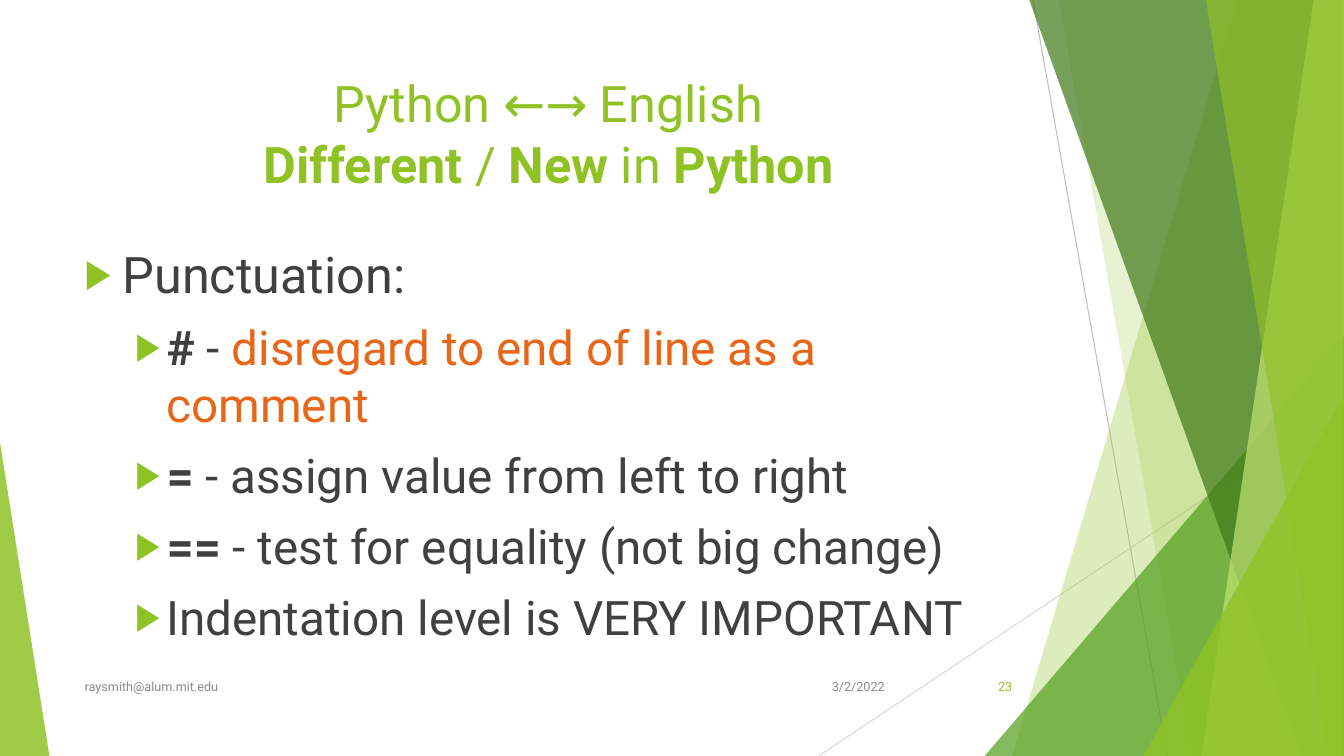
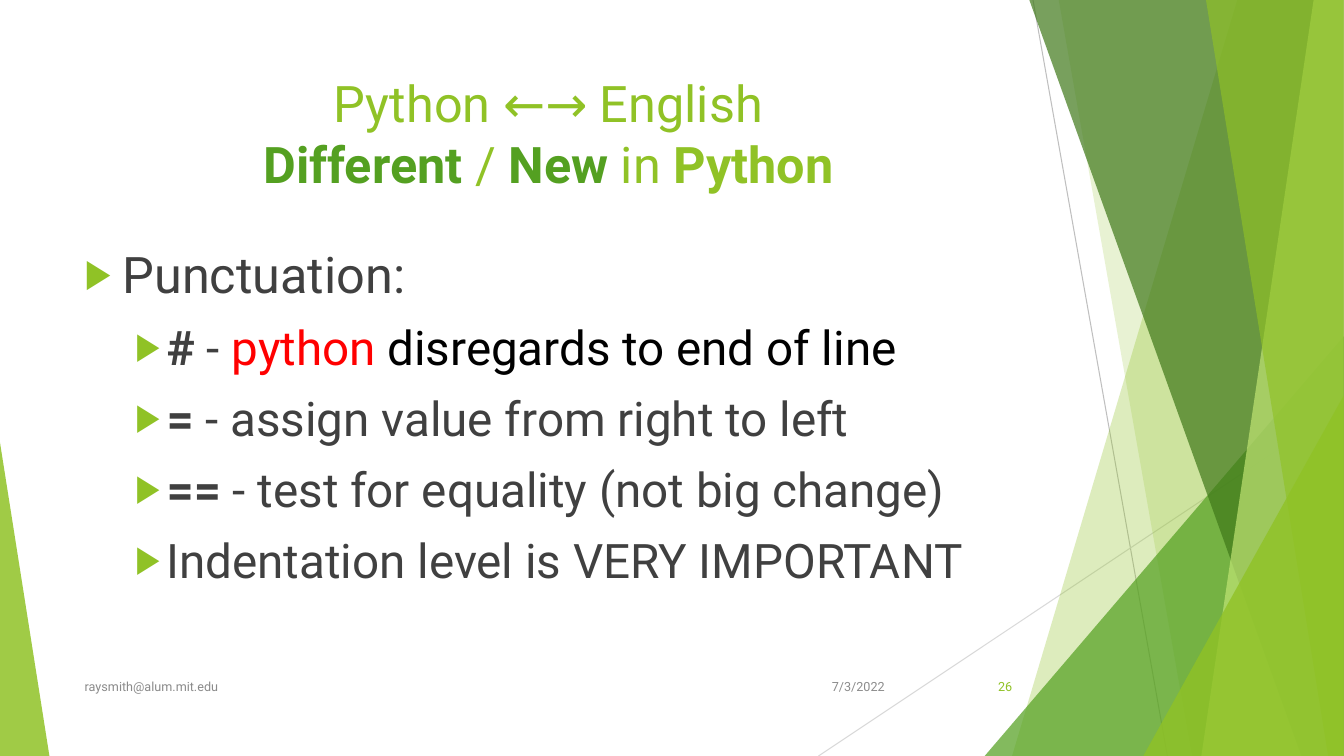
Before and after one commit to raysmith619/Introduction-To-Programming, a slide deck: slide 26 of presentation/Class_1_Introduction/Class_1_Introduction.pptx (slide 23 before the commit). Drawn at 1344x756 pixels with LibreOffice and Linux fonts; fonts in the diff are those of the drawing. Boxes give left, top, right and bottom in pixels: in the first picture for what was removed or moved away, otherwise in the second. Text is boxed around its words. In the diff, an @@ line names an element or a change of style, - is before the commit and + after.

Commit message:
Update presentation files

```diff
--- a/presentation/Class_1_Introduction/Class_1_Introduction.pptx
+++ b/presentation/Class_1_Introduction/Class_1_Introduction.pptx
@@ title "Python ←→ English Different / ..." at [263, 84, 833, 194]: text colour #90C226 to #54A021 in "Different New" @@
@@ text at [231, 328, 897, 446]: text changed @@
-  ▶ # - disregard to end of line as a comment
-  ▶ = - assign value from left to right
+  ▶ # - python disregards to end of line
+  ▶ = - assign value from right to left
@@ text at [832, 682, 885, 692]: text changed @@
-3/2/2022
+7/3/2022
@@ page number at [998, 682, 1012, 691]: text changed @@
-23
+26
```
Also in this commit, not shown: 38 other slides changed, 2 slides added, 1 slide removed, 11 other files.
